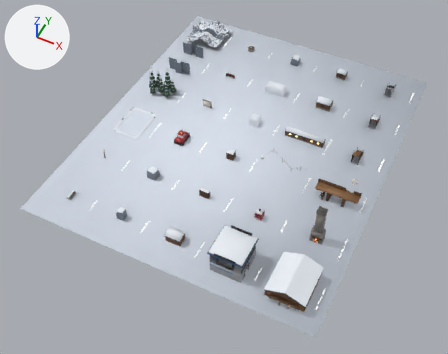
Renders of the Blender file art-source/maps/Snowpeak/Kit_Snowpeak.blend from each side of a commit.
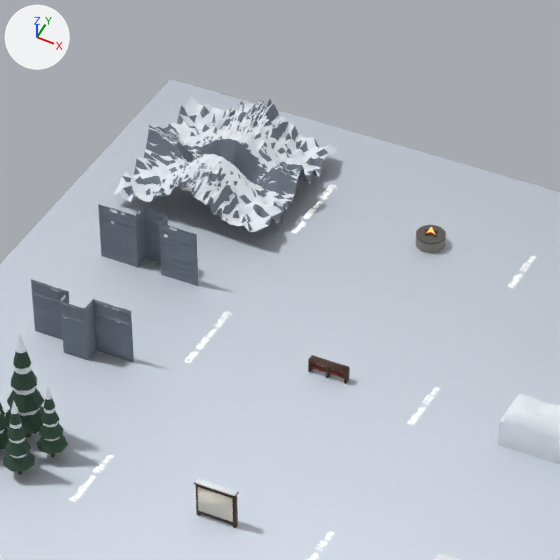
Each version is shown whole from a 50 mm lens placed at (59.4, -224.0, 367.9), pointed at (-92.3, 79.5, -11.4), then close up on the part from 36% to 62% of the width and 0% to 33% of the height. Every picture has the same lights, and +X, +Y and +Z are marked at upper left. The older version's two pictures come first. Text is drawn in Blender's own font.

Names of what the first close-up shows: 'SheetFloor', 'Sheet_Cliffs', 'Sheet_FirePit', 'Sheet_PineGrove', 'Sheet_Range', 'Sheet_SnowPile18', 'Sheet_TrailMap' and 8 more.
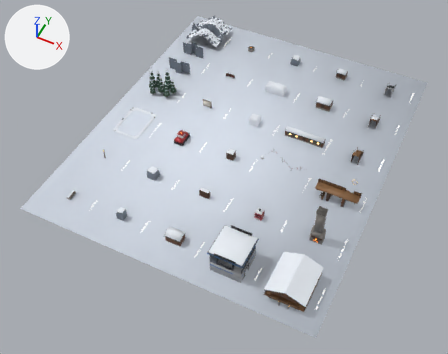
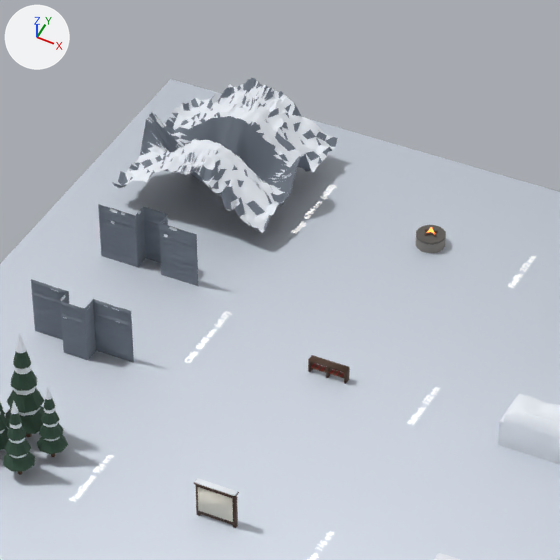
Diff of the bpy script that builds the scene:
```diff
--- a/art-source/maps/Snowpeak/Kit_Snowpeak.blend.py
+++ b/art-source/maps/Snowpeak/Kit_Snowpeak.blend.py
@@ me_range_rock0 @@
 # used by ob_range_rock0; location = (0.0, 0.0, 0.0)
-me_range_rock0.from_pydata(...)  # 1732 vertices, 2213 faces; spans x 0.0..1500.0, y -1500.0..1500.0, z -281.0..647.0
+me_range_rock0.from_pydata(...)  # 1327 vertices, 1829 faces; spans x 0.0..1000.0, y -1000.0..1000.0, z -281.0..558.0
+# me_range_rock0 part 1: 17 loose pieces with 98 vertices, spanning x 0.0..1500.0, y -1500.0..1500.0, z -141.0..545.0, are deleted
+# me_range_rock0 part 2: 12 vertices moved from x 8.0..1030.0, y -1030.0..1030.0, z -115.0..550.0 to x 16.0..1000.0, y -1000.0..1000.0, z -44.0..550.0; 408 vertices removed from x 8.0..1500.0, y -1500.0..1500.0, z -130.0..647.0; 101 vertices added at x 0.0..1000.0, y -1000.0..1000.0, z -94.0..552.0
 me_range_rock0.materials.append(mat_rock)
@@ me_range_snow0 @@
 # used by ob_range_snow0; location = (0.0, 0.0, 0.0)
-me_range_snow0.from_pydata(...)  # 1639 vertices, 2203 faces; spans x 0.0..1500.0, y -1500.0..1500.0, z -281.0..558.0
+me_range_snow0.from_pydata(...)  # 1133 vertices, 1563 faces; spans x 0.0..1000.0, y -1000.0..1000.0, z -281.0..558.0
+# me_range_snow0 part 3: 3 vertices moved from x 706.0..1030.0, y -1030.0..80.0, z 51.0..330.0 to x 778.0..1000.0, y -1000.0..90.0, z 49.0..377.0; 571 vertices removed from x 0.0..1500.0, y -1500.0..1500.0, z -141.0..556.0; 80 vertices added at x 0.0..1000.0, y -1000.0..1000.0, z -40.0..523.0
+# other edits to the shape of me_range_snow0 do not show in these pictures
 me_range_snow0.materials.append(mat_snow)
@@ me_range_rock1 @@
 # used by ob_range_rock1; location = (0.0, 0.0, 0.0)
-me_range_rock1.from_pydata(...)  # 1732 vertices, 2213 faces; spans x -1500.0..0.0, y -1500.0..1500.0, z -281.0..647.0
+me_range_rock1.from_pydata(...)  # 1327 vertices, 1829 faces; spans x -1000.0..0.0, y -1000.0..1000.0, z -281.0..558.0
+# me_range_rock1 part 4: 17 loose pieces with 98 vertices, spanning x -1500.0..0.0, y -1500.0..1500.0, z -141.0..545.0, are deleted
+# me_range_rock1 part 5: 12 vertices moved from x -1030.0..-8.0, y -1030.0..1030.0, z -115.0..550.0 to x -1000.0..-16.0, y -1000.0..1000.0, z -44.0..550.0; 408 vertices removed from x -1500.0..-8.0, y -1500.0..1500.0, z -130.0..647.0; 101 vertices added at x -1000.0..0.0, y -1000.0..1000.0, z -94.0..552.0
 me_range_rock1.materials.append(mat_rock)
@@ me_range_snow1 @@
 # used by ob_range_snow1; location = (0.0, 0.0, 0.0)
-me_range_snow1.from_pydata(...)  # 1639 vertices, 2203 faces; spans x -1500.0..0.0, y -1500.0..1500.0, z -281.0..558.0
+me_range_snow1.from_pydata(...)  # 1133 vertices, 1563 faces; spans x -1000.0..0.0, y -1000.0..1000.0, z -281.0..558.0
+# me_range_snow1 part 6: 3 vertices moved from x -1030.0..-706.0, y -80.0..1030.0, z 51.0..330.0 to x -1000.0..-778.0, y -90.0..1000.0, z 49.0..377.0; 571 vertices removed from x -1500.0..0.0, y -1500.0..1500.0, z -141.0..556.0; 80 vertices added at x -1000.0..0.0, y -1000.0..1000.0, z -40.0..523.0
+# other edits to the shape of me_range_snow1 do not show in these pictures
 me_range_snow1.materials.append(mat_snow)
@@ ob_sheet_range @@
 ob_sheet_range = bpy.data.objects.new('Sheet_Range', None)
-ob_sheet_range.location = (-184.0, 230.0, 3.2)
-ob_sheet_range.scale = (0.0113, 0.0113, 0.0113)
+ob_sheet_range.location = (-184.0, 230.0, 4.8)
+ob_sheet_range.scale = (0.017, 0.017, 0.017)
 ob_sheet_range.instance_type = 'COLLECTION'
```

Pixel boxes [x1, y1, x2, y2] of what changed, in the close-ups (560 x 560 px):
'Sheet_Range', reshaped, moved, rescaled (13% taller): before [112, 95, 337, 232]; after [113, 78, 338, 233]
part 1 of me_range_rock0, deleted: before [186, 101, 319, 231]
part 2 of me_range_rock0, reshaped: before [190, 99, 329, 226]; after [187, 86, 338, 233]
part 3 of me_range_snow0, built on: before [188, 102, 337, 232]; after [186, 87, 335, 233]
part 4 of me_range_rock1, deleted: before [123, 99, 263, 202]
part 5 of me_range_rock1, built on: before [122, 100, 261, 196]; after [113, 78, 263, 188]
part 6 of me_range_snow1, built on: before [112, 95, 262, 202]; after [116, 81, 262, 186]
